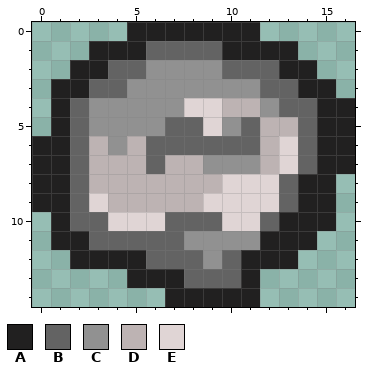
One commit to this pixel-art sprite: images/rocks/rock-1.png. Above: the version before the commit.
The file is 34x30 pixels, drawn in blocks of 2x2; one block is one cell here.
Palette (. is transparent): A #212020  B #636363  C #919191  D #bdb3b3  E #e0d5d5
New version:
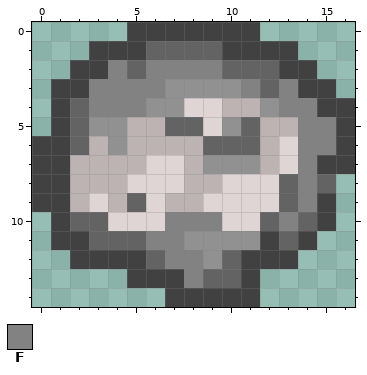
Colours new in this view: F #828282
From old to new:
@@ palette @@
-A #212020
+A #424141
@@ x 0..16 @@
  1 ...AAABBBBAAAA...
- 2 ..AABBCCCCBBBAA..
- 3 .AABBCCCCCCCBBAA.
- 4 .ABCCCCCEEDDCBBAA
- 5 .ABCCCCBBECBDDBAA
- 6 AABDCDBBBBBBDEBAA
- 7 AABDDDBDDCCCDEBAA
- 8 AABDDDDDDDEEEBAA.
- 9 AABEDDDDDEEEEBAA.
-10 .ABBEEEBBBEEBAAA.
-11 .AABBBBBCCCCAAA..
-12 ..AAAABBBCBAAA...
-13 .....AAABBBA.....
+ 2 ..AAFBFFFFBBBAA..
+ 3 .AAFFFFCCCCFBFAA.
+ 4 .ABFFFCCEEDDCFFAA
+ 5 .ABCCDDBBECBDDFFA
+ 6 AABDCDDDDBBBDEFFA
+ 7 AADDDDEEDCCCDEFAA
+ 8 AADDDEEEDDEEEBFB.
+ 9 AADEDBEDDEEEEBFA.
+10 .ABBEEEFFFEEBFBA.
+11 .AABBBFFCCCCABA..
+12 ..AAAABFFCBAAA...
+13 .....AAAFBBA.....
 14 .......AAAAA.....
Pixel boxes of the changes (left, top, right, bottom) in both pictures:
changed: (32, 22, 355, 307)
